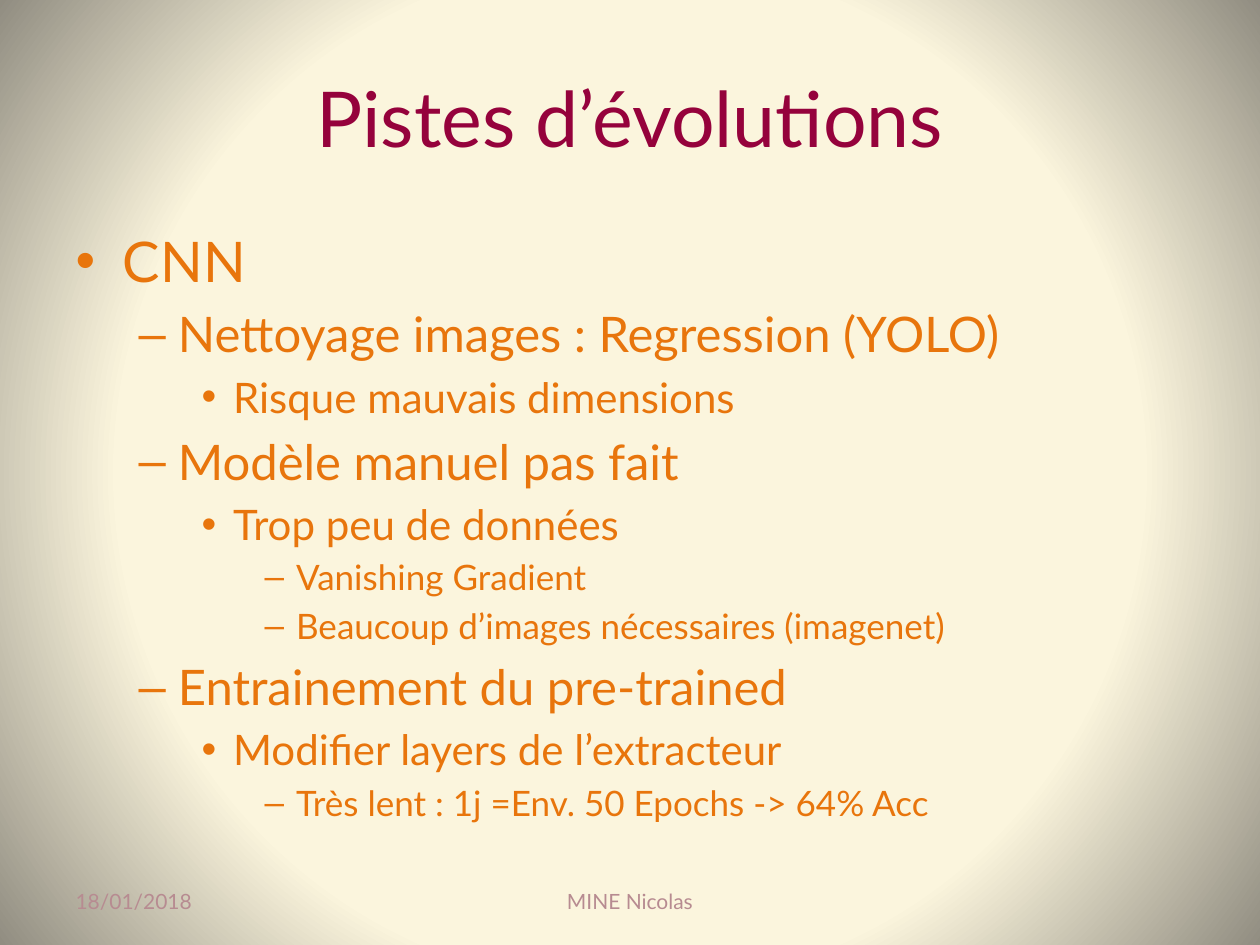
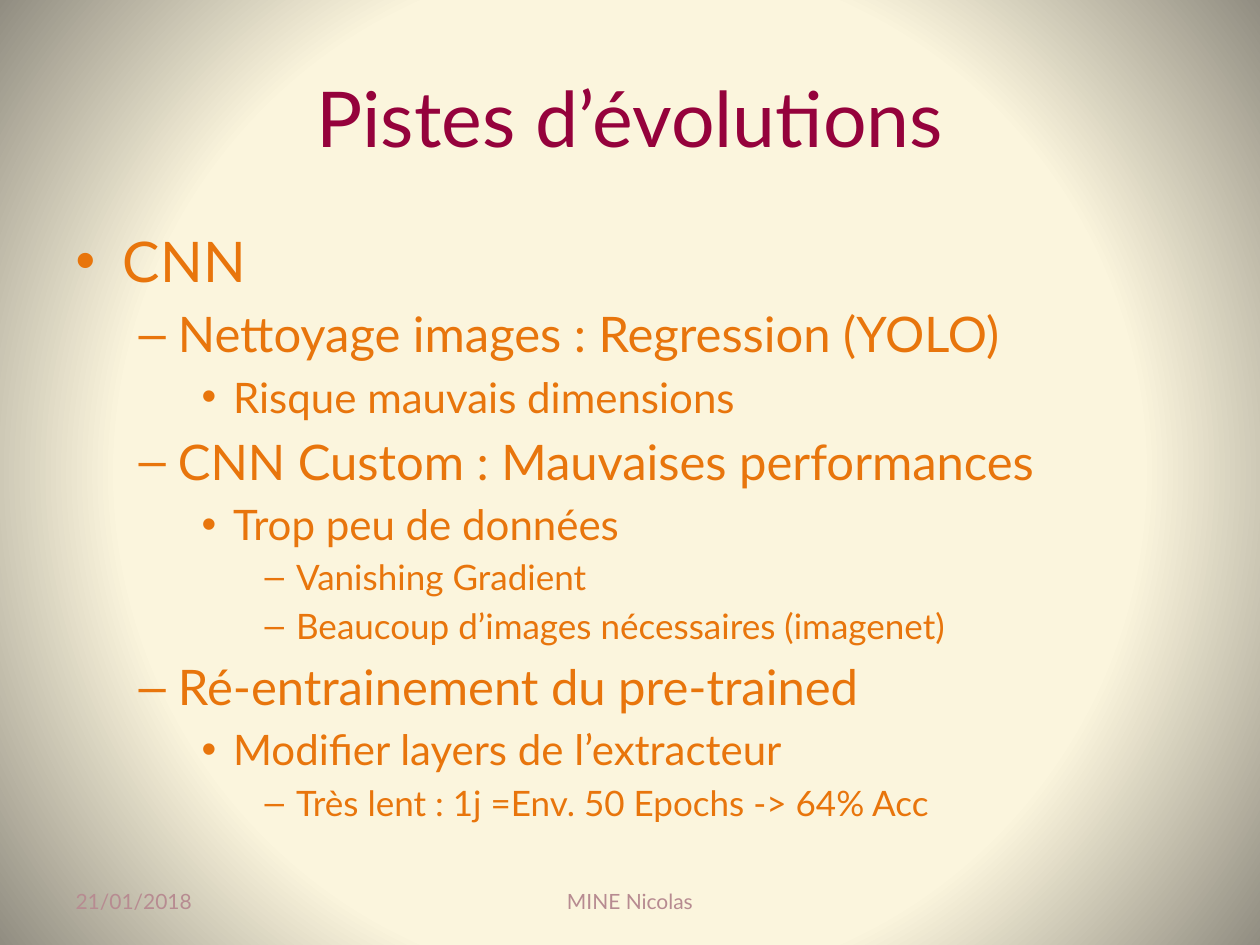
Before and after one commit to Coni63/OC_DS, a slide deck: slide 29 of P7/Presentation_p7.pptx (slide 28 before the commit). Drawn at 1260x945 pixels with LibreOffice and Linux fonts; fonts in the diff are those of the drawing. Boxes give left, top, right and bottom in pixels: in the first picture for what was removed or moved away, otherwise in the second. Text is boxed around its words. In the diff, an @@ line names an element or a change of style, - is before the commit and + after.

Commit message:
ajout du Custom_CNN et mise en place de la fiche de Synthèse

```diff
--- a/P7/Presentation_p7.pptx
+++ b/P7/Presentation_p7.pptx
@@ text at box(178, 444, 1034, 489): text changed @@
-  – Modèle manuel pas fait
+  – CNN Custom : Mauvaises performances
@@ text at box(178, 669, 858, 714): text changed @@
-  – Entrainement du pre-trained
+  – Ré-entrainement du pre-trained
@@ text at box(76, 894, 192, 909): text changed @@
-18/01/2018
+21/01/2018
```
Also in this commit, not shown: 31 other slides changed, 1 slide added, 12 other files.
